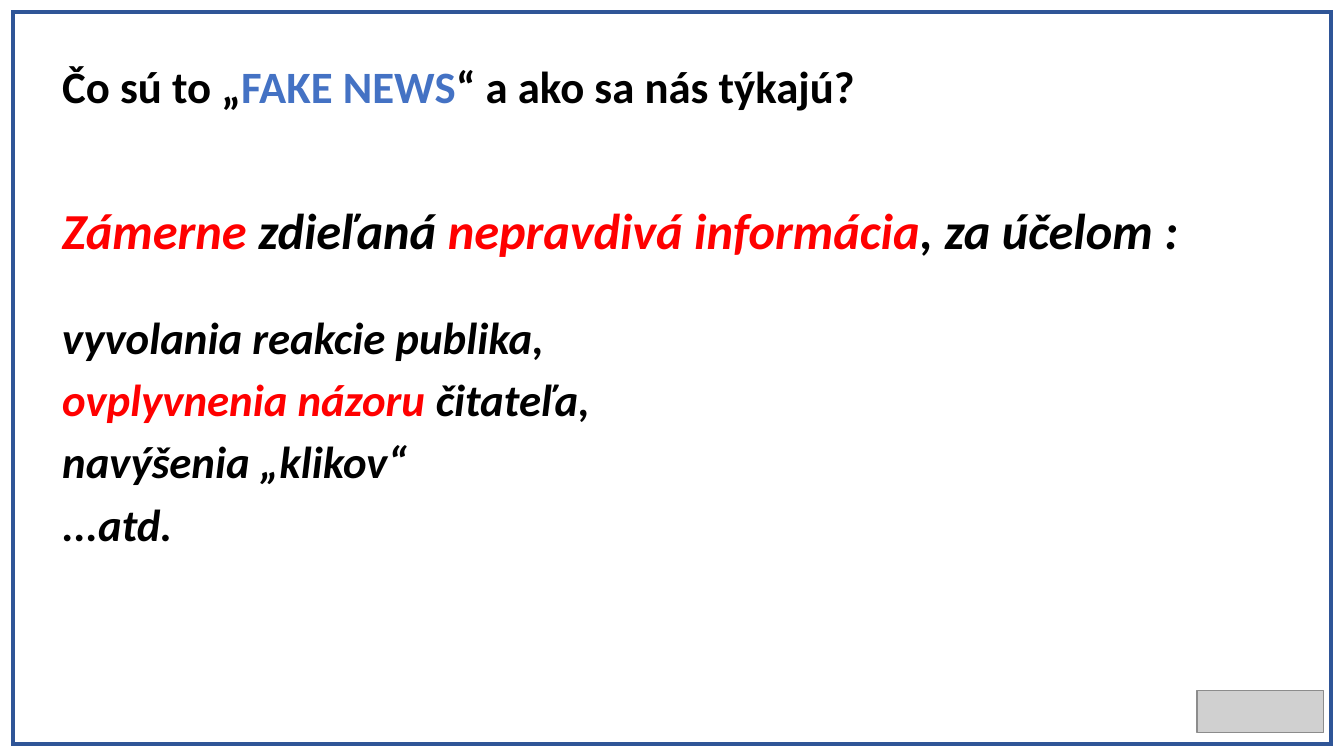
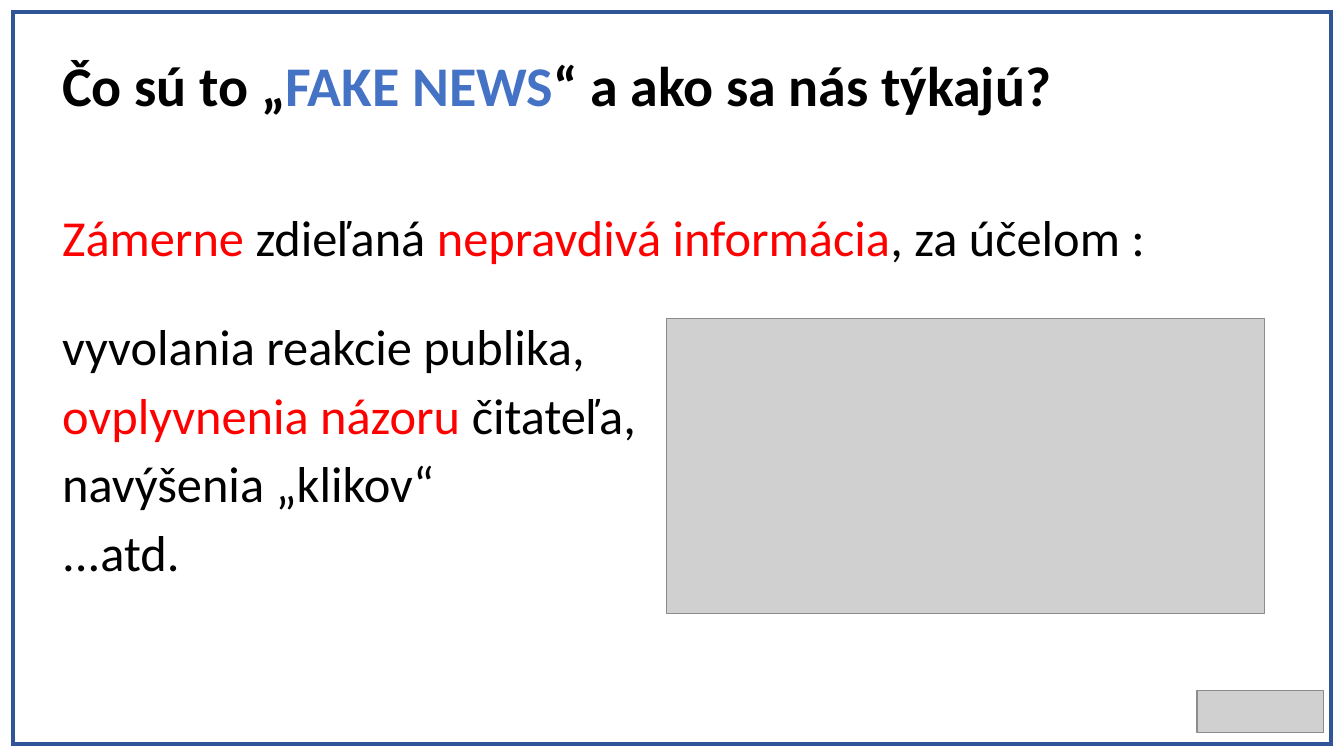
Before and after one commit to Realrio13/projekt, a slide deck: slide 12 of Prezentacia SPOJENA.pptx. Drawn at 1344x756 pixels with LibreOffice and Linux fonts; fonts in the diff are those of the drawing; grey boxes stand for pictures; background and template pictures are left out. Boxes give left, top, right and bottom in pixels: in the first picture for what was removed or moved away, otherwise in the second. Text is boxed around its words. In the diff, an @@ line names an element or a change of style, - is before the commit and + after.

```diff
--- a/Prezentacia SPOJENA.pptx
+++ b/Prezentacia SPOJENA.pptx
@@ title "Čo sú to „FAKE NEWS“ ..." at [62, 60, 1051, 116]: size 32 to 40 pt @@
@@ text "Zámerne zdieľaná nepravdivá informácia, za ..." at [62, 221, 1120, 572]: bold off, italic off; size 32 to 36 pt in "vyvolania reakcie publika,", "ovplyvnenia názoru čitateľa,", "navýšenia „klikov“", "...atd." @@
@@ picture added at [667, 319, 1265, 614] @@
```
Also in this commit, not shown: 12 other slides changed.
